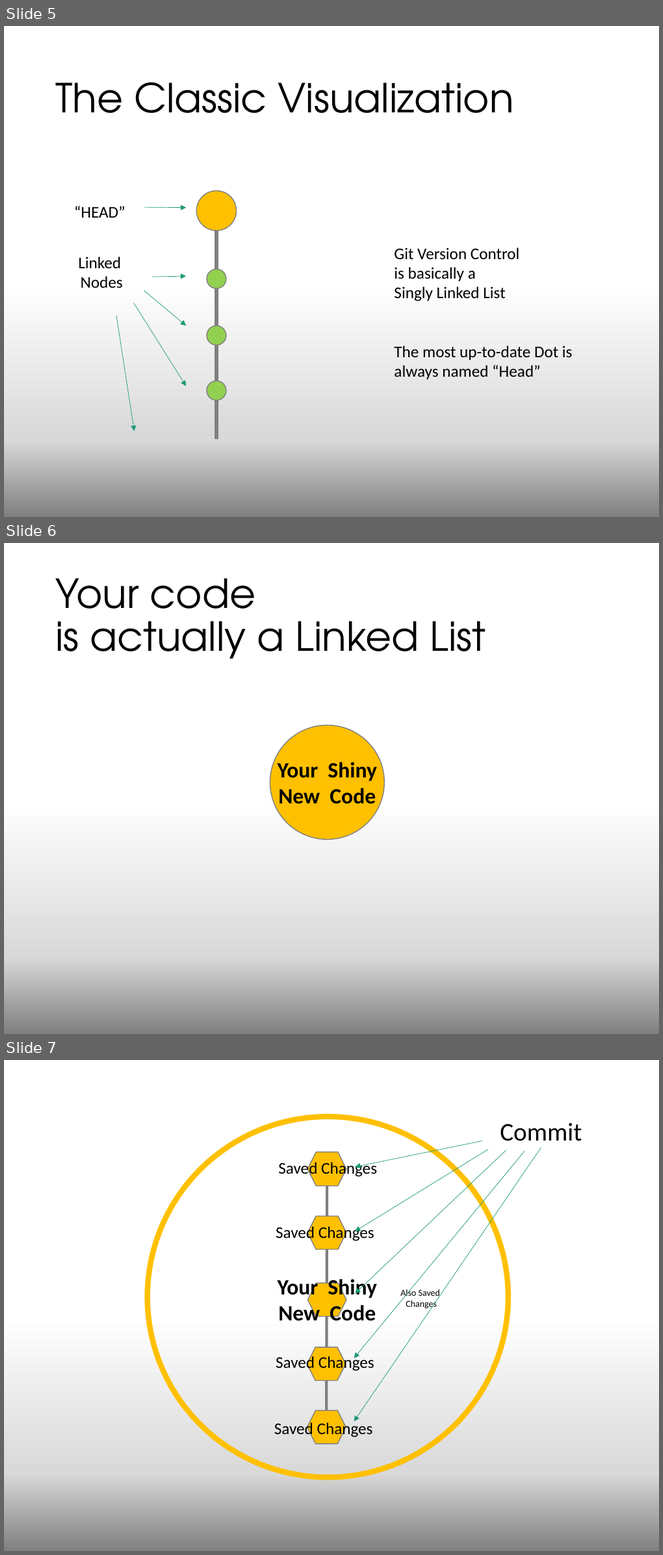
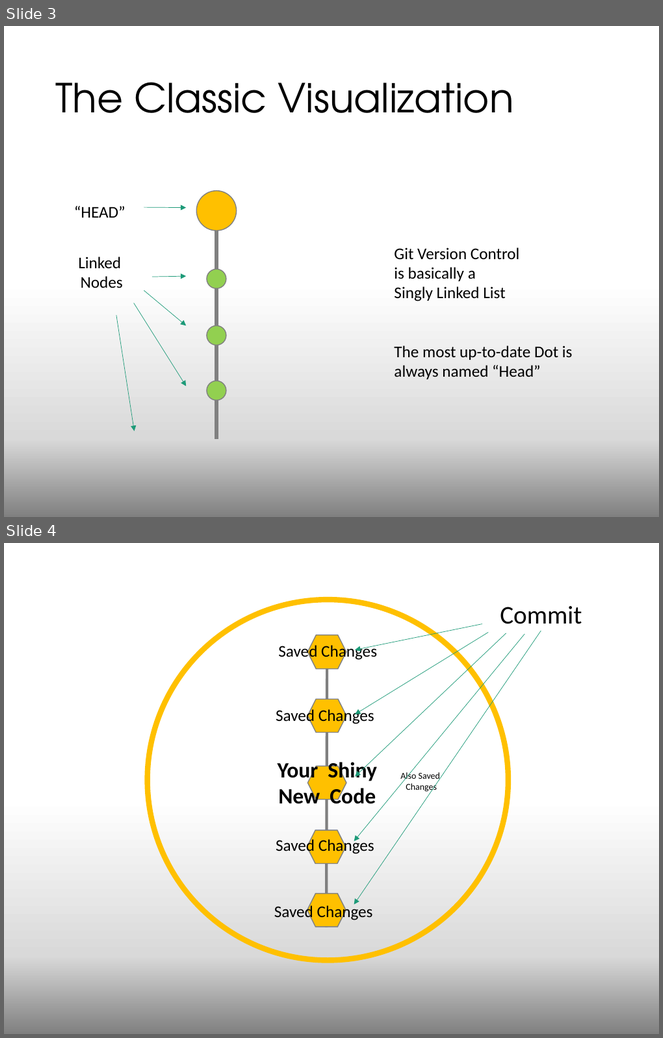
Before and after one commit to BLaurenB/rebase-merge-fetch-pull, a slide deck: Git--5minForRailsConf.pptx. Shown one above the other, each under a label of ours: slides 5, 6 and 7 before the commit, slides 3 and 4 after it. The pictures are 663x1555 and 663x1038 pixels, drawn with LibreOffice and Linux fonts; fonts in the diff are those of the drawing. Boxes give left, top, right and bottom in pixels: in the first picture for what was removed or moved away, otherwise in the second. Text is boxed around its words. In the diff, an @@ line names an element or a change of style, - is before the commit and + after.

```diff
--- a/Git--5minForRailsConf.pptx
+++ b/Git--5minForRailsConf.pptx
@@ slide 6 removed at (4, 543, 659, 1034), background gradient #FFFFFF to #D9D9D9 to #808080 @@
@@ title removed at (55, 578, 486, 659) @@
-Your code
-is actually a Linked List
@@ ellipse removed at (270, 725, 385, 840) @@
@@ text removed at (278, 762, 376, 804) @@
-Your Shiny New Code
@@ what was slide 5 is now slide 3 @@
@@ what was slide 7 is now slide 4 @@
```
Also in this commit, not shown: 4 slides changed, 3 other slides removed, 1 other file.
